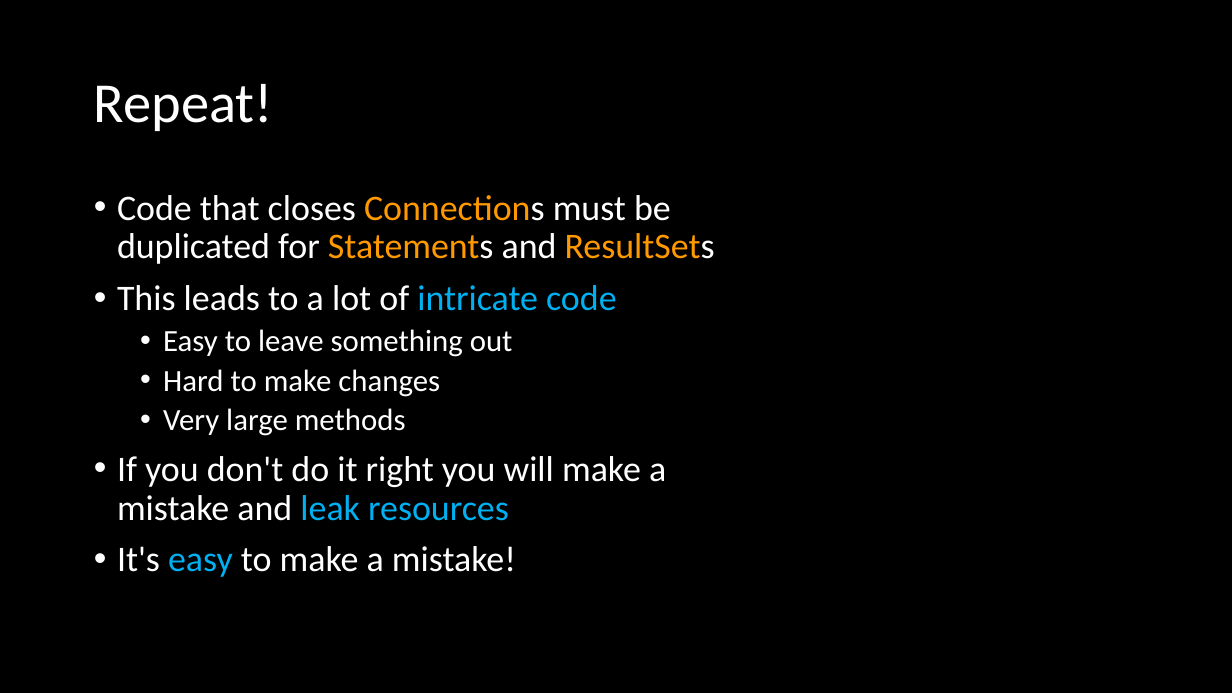
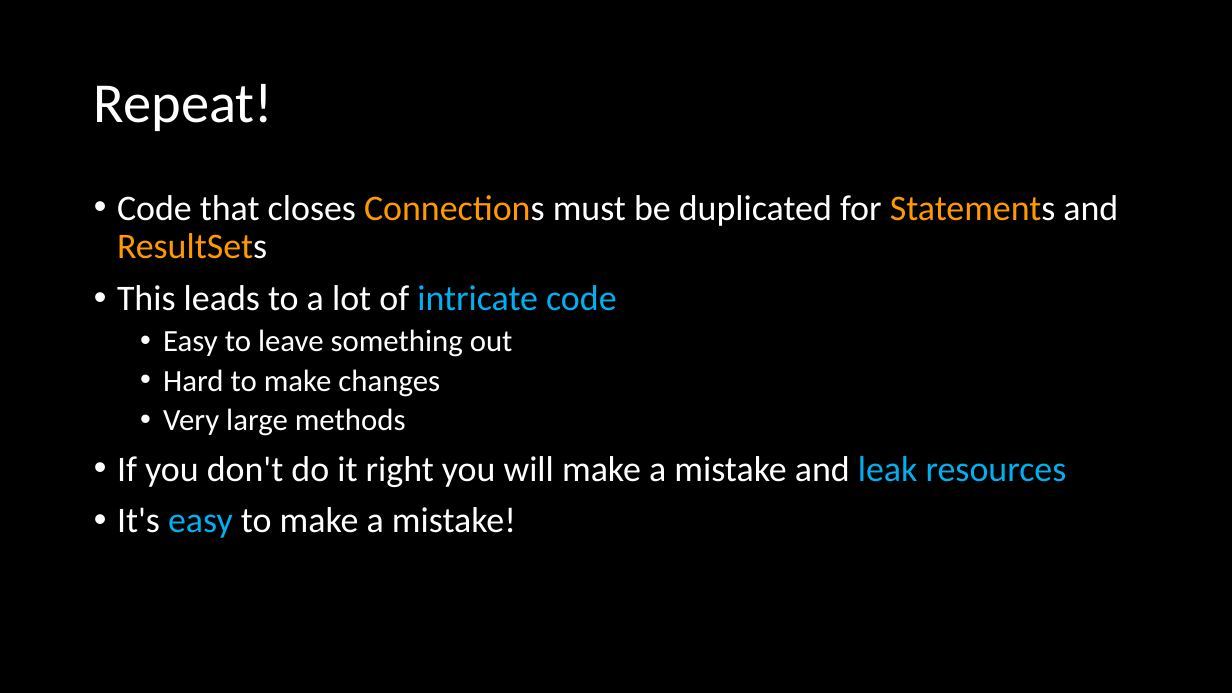
Before and after one commit to ckiefriter1/PT-BESD, a slide deck: slide 19 of Week9/W3.02. Transactions and JDBC.pptx (slide 18 before the commit). Drawn at 1232x693 pixels with LibreOffice and Linux fonts; fonts in the diff are those of the drawing. Boxes give left, top, right and bottom in pixels: in the first picture for what was removed or moved away, otherwise in the second. Text is boxed around its words. In the diff, an @@ line names an element or a change of style, - is before the commit and + after.

```diff
--- a/Week9/W3.02. Transactions and JDBC.pptx
+++ b/Week9/W3.02. Transactions and JDBC.pptx
@@ text "Code that closes Connections must ..." rewrapped from bbox=[117, 195, 715, 577] to bbox=[117, 195, 1118, 538] @@
```
Also in this commit, not shown: 14 other slides changed, 1 slide added, 6 other files.
